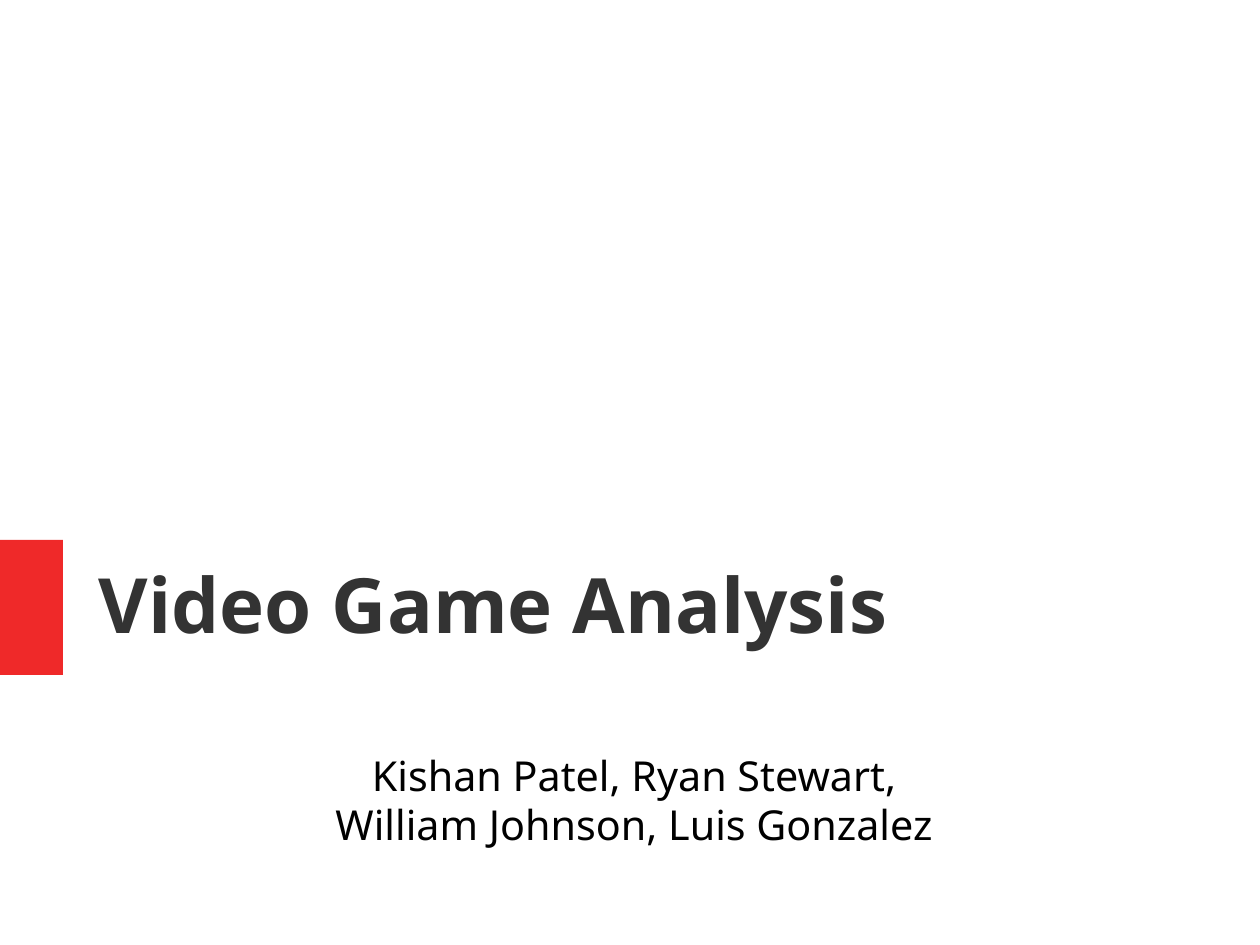
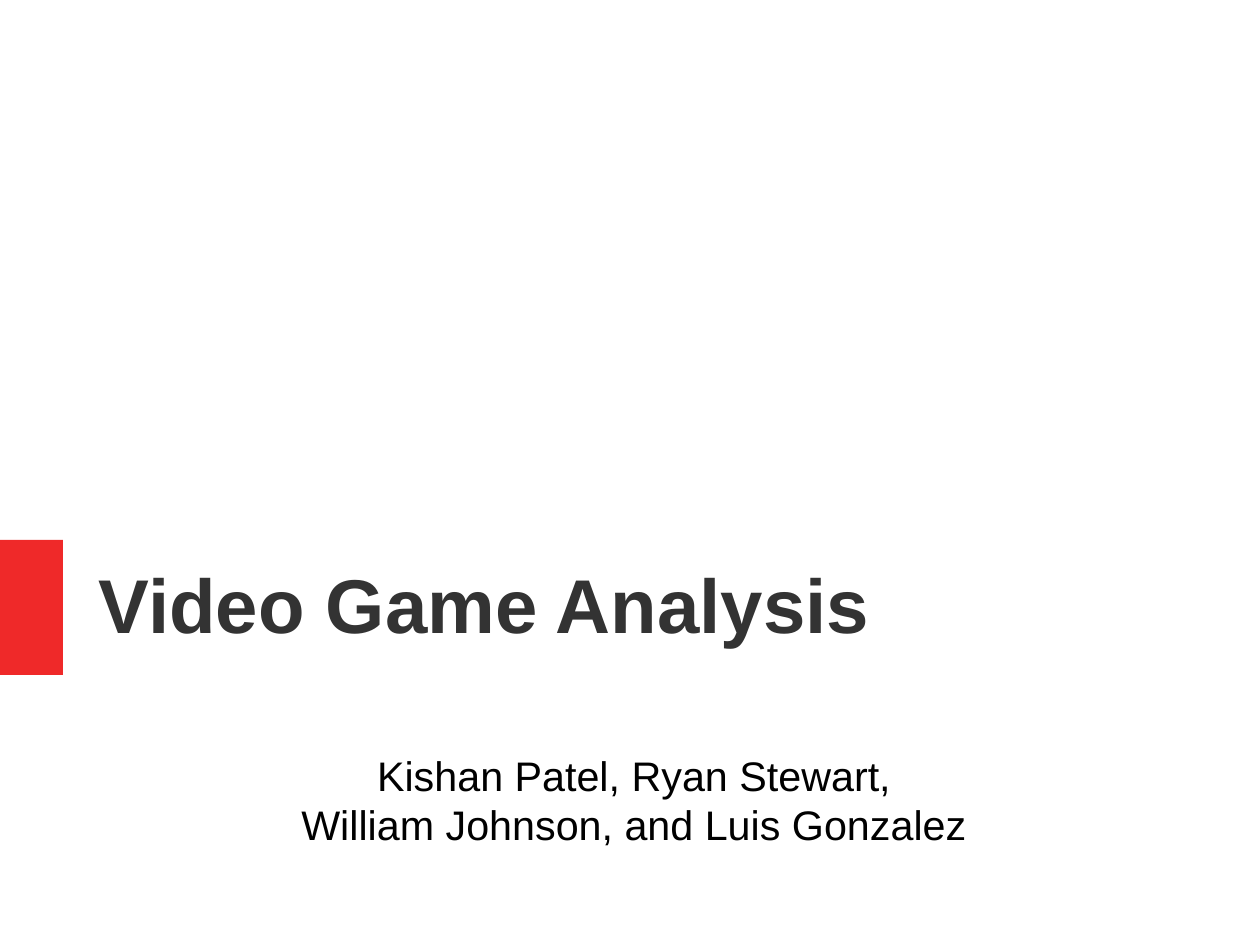
Before and after one commit to fdac21/VideoGame_Analysis, a slide deck: slide 1 of presentation.pptx. Drawn at 1260x945 pixels with LibreOffice and Linux fonts; fonts in the diff are those of the drawing. Boxes give left, top, right and bottom in pixels: in the first picture for what was removed or moved away, otherwise in the second. Text is boxed around its words. In the diff, an @@ line names an element or a change of style, - is before the commit and + after.

```diff
--- a/presentation.pptx
+++ b/presentation.pptx
@@ text "Video Game Analysis" at box(99, 577, 869, 648): font Noto Sans to Arial @@
@@ text at box(377, 761, 890, 799): font Noto Sans to Arial in "Kishan Patel, Ryan Stewart," @@
@@ text at box(301, 810, 966, 846): text changed; font Noto Sans to Arial @@
-William Johnson, Luis Gonzalez
+William Johnson, and Luis Gonzalez
```
Also in this commit, not shown: 5 other slides changed, 9 slides added, 5 slides removed.
